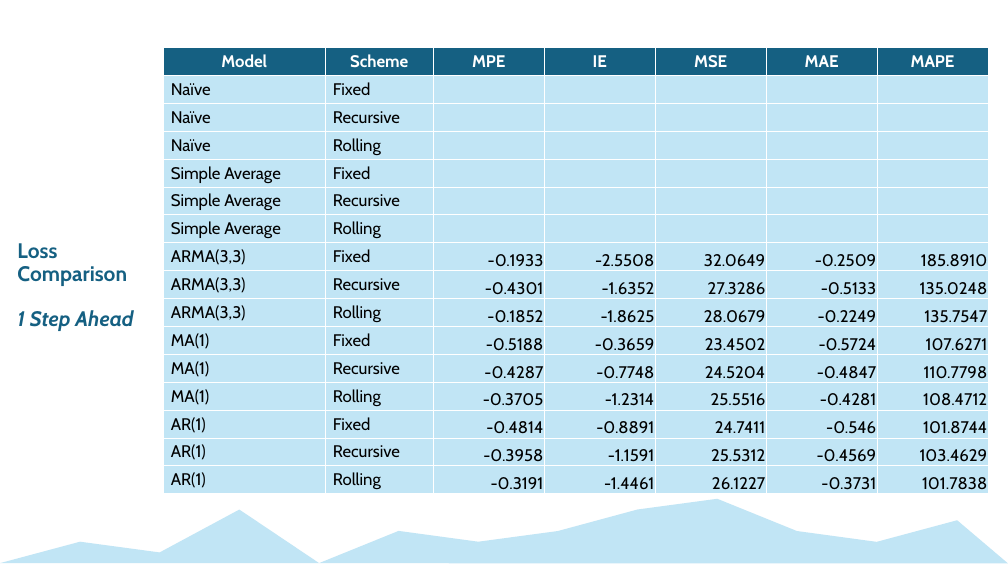
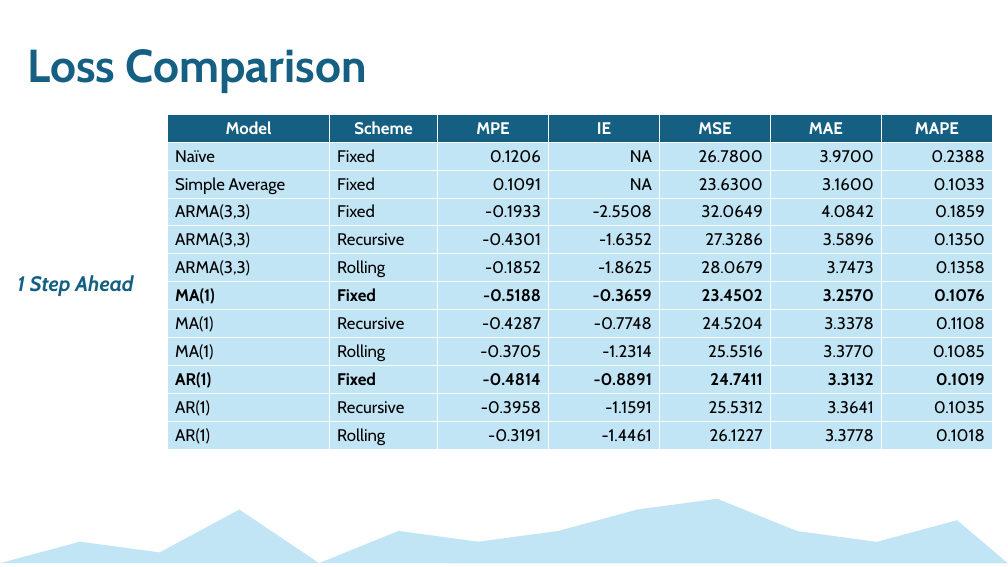
Before and after one commit to mckenzie-maidl/data5305-traffic-predictions, a slide deck: slide 4 of Presentations/Step2Presentation_ECON5305_DataTranslationChallenge.pptx. Drawn at 1008x567 pixels with LibreOffice and Linux fonts; fonts in the diff are those of the drawing. Boxes give left, top, right and bottom in pixels: in the first picture for what was removed or moved away, otherwise in the second. Text is boxed around its words. In the diff, an @@ line names an element or a change of style, - is before the commit and + after.

Commit message:
update presentation

```diff
--- a/Presentations/Step2Presentation_ECON5305_DataTranslationChallenge.pptx
+++ b/Presentations/Step2Presentation_ECON5305_DataTranslationChallenge.pptx
@@ text added at [27,49,367,93], 44 pt, text #156082, bold @@
+Loss Comparison
@@ table at [168,114,994,449] @@
-row 2: Naïve | Fixed |  |  |  |  | 
-row 3: Naïve | Recursive |  |  |  |  | 
-row 4: Naïve | Rolling |  |  |  |  | 
-row 5: Simple Average | Fixed |  |  |  |  | 
-row 6: Simple Average | Recursive |  |  |  |  | 
-row 7: Simple Average | Rolling |  |  |  |  | 
-row 8: ARMA(3,3) | Fixed | -0.1933 | -2.5508 | 32.0649 | -0.2509 | 185.8910
-row 9: ARMA(3,3) | Recursive | -0.4301 | -1.6352 | 27.3286 | -0.5133 | 135.0248
-row 10: ARMA(3,3) | Rolling | -0.1852 | -1.8625 | 28.0679 | -0.2249 | 135.7547
-row 11: MA(1) | Fixed | -0.5188 | -0.3659 | 23.4502 | -0.5724 | 107.6271
-row 12: MA(1) | Recursive | -0.4287 | -0.7748 | 24.5204 | -0.4847 | 110.7798
-row 13: MA(1) | Rolling | -0.3705 | -1.2314 | 25.5516 | -0.4281 | 108.4712
-row 14: AR(1) | Fixed | -0.4814 | -0.8891 | 24.7411 | -0.546 | 101.8744
-row 15: AR(1) | Recursive | -0.3958 | -1.1591 | 25.5312 | -0.4569 | 103.4629
-row 16: AR(1) | Rolling | -0.3191 | -1.4461 | 26.1227 | -0.3731 | 101.7838
+row 2: Naïve | Fixed | 0.1206 | NA | 26.7800 | 3.9700 | 0.2388
+row 3: Simple Average | Fixed | 0.1091 | NA | 23.6300 | 3.1600 | 0.1033
+row 4: ARMA(3,3) | Fixed | -0.1933 | -2.5508 | 32.0649 | 4.0842 | 0.1859
+row 5: ARMA(3,3) | Recursive | -0.4301 | -1.6352 | 27.3286 | 3.5896 | 0.1350
+row 6: ARMA(3,3) | Rolling | -0.1852 | -1.8625 | 28.0679 | 3.7473 | 0.1358
+row 7: MA(1) | Fixed | -0.5188 | -0.3659 | 23.4502 | 3.2570 | 0.1076
+row 8: MA(1) | Recursive | -0.4287 | -0.7748 | 24.5204 | 3.3378 | 0.1108
+row 9: MA(1) | Rolling | -0.3705 | -1.2314 | 25.5516 | 3.3770 | 0.1085
+row 10: AR(1) | Fixed | -0.4814 | -0.8891 | 24.7411 | 3.3132 | 0.1019
+row 11: AR(1) | Recursive | -0.3958 | -1.1591 | 25.5312 | 3.3641 | 0.1035
+row 12: AR(1) | Rolling | -0.3191 | -1.4461 | 26.1227 | 3.3778 | 0.1018
@@ table: place and size @@
-table at [163,48,989,494]
+table at [168,114,994,449]
@@ text "1 Step Ahead": place and size @@
-text "1 Step Ahead" at [17,243,133,331]
+text "1 Step Ahead" at [17,275,133,296]
@@ text at [17,243,127,286]: paragraph removed @@
-Loss Comparison
```
Also in this commit, not shown: 6 other slides changed, 2 other files.
